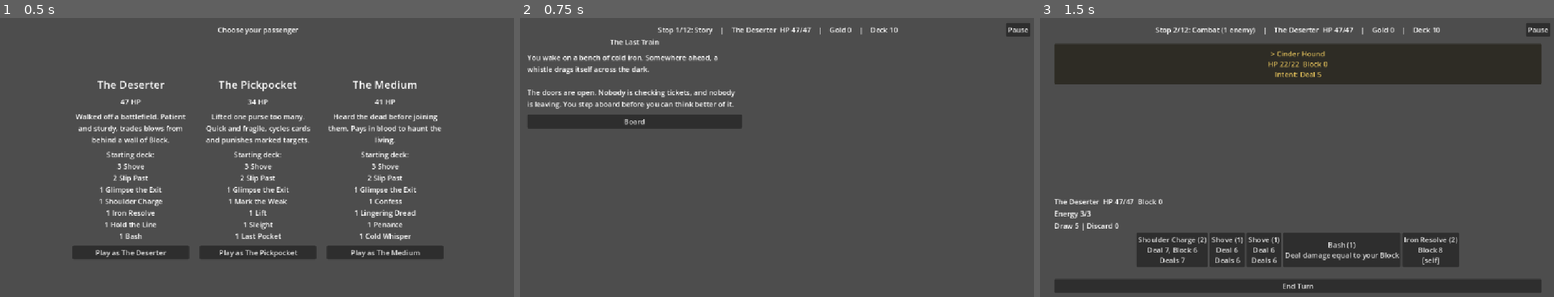
Above: before the commit, frames 1-3 (left to right).
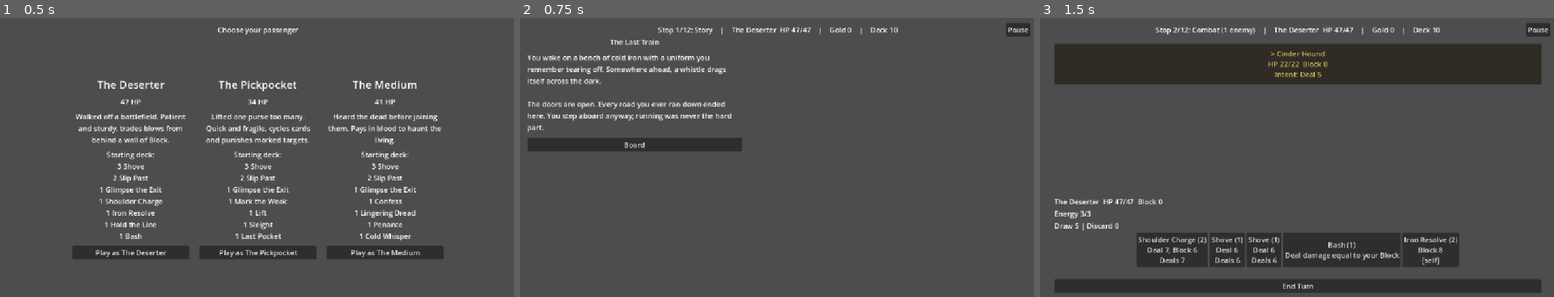
Above: after the commit, the same moments.

Repository: grump606/card-battle-prototype
Game: Godot game, scene res://run.tscn
The game is run twice, just before and just after one commit, with the same random seed, the same clock (stepped at 60 frames per second) and the same inputs.
Inputs:
- Up to frame 1 (0.5 s): no input
- Up to frame 2 (0.75 s): click "Play as The Deserter" at 0.5 s
- Up to frame 3 (1.5 s): click "Board" at 1.25 s

Frame 1 is identical in both runs. In frame 2, 5.8% of the frame differs, in the area x 1-44%, y 13-48%; in frame 3, nothing differs.

Commit message:
Phase 7 of classes: per-character boarding, Conductor and Last Light story beats
StoryContent.beat takes an optional character id and prefers
data/story/<id>/<beat>.tres, falling back to the neutral beat.

Co-Authored-By: Claude Sonnet 5.5 <noreply@anthropic.com>

Diff:
--- /dev/null
+++ b/data/story/deserter/boarding.tres
@@ -0,0 +1,11 @@
+[gd_resource type="Resource" script_class="StoryBeat" format=3]
+
+[ext_resource type="Script" path="res://run/story_beat.gd" id="1_beat"]
+
+[resource]
+script = ExtResource("1_beat")
+title = "The Last Train"
+text = "You wake on a bench of cold iron with a uniform you remember tearing off. Somewhere ahead, a whistle drags itself across the dark.
+
+The doors are open. Every road you ever ran down ended here. You step aboard anyway; running was never the hard part."
+button_text = "Board"
--- /dev/null
+++ b/data/story/deserter/conductor.tres
@@ -0,0 +1,11 @@
+[gd_resource type="Resource" script_class="StoryBeat" format=3]
+
+[ext_resource type="Script" path="res://run/story_beat.gd" id="1_beat"]
+
+[resource]
+script = ExtResource("1_beat")
+title = "The Conductor"
+text = "A figure in a faded coat walks the aisle, punching holes in tickets that are not there. Where his face should be, the lamplight simply bends.
+
+\"Left your post, did you,\" he says, without moving his mouth. \"Next stop is yours. They all are.\""
+button_text = "Hold your ground"
--- /dev/null
+++ b/data/story/deserter/last_light.tres
@@ -0,0 +1,11 @@
+[gd_resource type="Resource" script_class="StoryBeat" format=3]
+
+[ext_resource type="Script" path="res://run/story_beat.gd" id="1_beat"]
+
+[resource]
+script = ExtResource("1_beat")
+title = "The Last Light"
+text = "Far ahead, past the final bend, the tunnel thins into a pale glow. The carriage rattles louder, hungrier.
+
+Something waits between you and the light. For once there is nowhere behind you to run to. You plant your feet."
+button_text = "Stand and face it"
--- /dev/null
+++ b/data/story/medium/boarding.tres
@@ -0,0 +1,11 @@
+[gd_resource type="Resource" script_class="StoryBeat" format=3]
+
+[ext_resource type="Script" path="res://run/story_beat.gd" id="1_beat"]
+
+[resource]
+script = ExtResource("1_beat")
+title = "The Last Train"
+text = "You wake on a bench of cold iron, and the quiet is wrong. Your whole life there was a murmur behind it. Somewhere ahead, a whistle drags itself across the dark.
+
+The doors are open. The dead are not whispering. They are all aboard, and they are waiting for you."
+button_text = "Board"
--- /dev/null
+++ b/data/story/medium/conductor.tres
@@ -0,0 +1,11 @@
+[gd_resource type="Resource" script_class="StoryBeat" format=3]
+
+[ext_resource type="Script" path="res://run/story_beat.gd" id="1_beat"]
+
+[resource]
+script = ExtResource("1_beat")
+title = "The Conductor"
+text = "A figure in a faded coat walks the aisle, punching holes in tickets that are not there. Where his face should be, the lamplight simply bends.
+
+\"You hear us,\" he says, without moving his mouth, and for the first time a voice answers in your head. \"Next stop is yours. They all are.\""
+button_text = "Listen"
--- /dev/null
+++ b/data/story/medium/last_light.tres
@@ -0,0 +1,11 @@
+[gd_resource type="Resource" script_class="StoryBeat" format=3]
+
+[ext_resource type="Script" path="res://run/story_beat.gd" id="1_beat"]
+
+[resource]
+script = ExtResource("1_beat")
+title = "The Last Light"
+text = "Far ahead, past the final bend, the tunnel thins into a pale glow. The carriage rattles louder, hungrier.
+
+Something waits between you and the light, and the voices behind your ribs go silent. You have paid in blood all the way here. You call it by its name."
+button_text = "Call it out"
--- /dev/null
+++ b/data/story/pickpocket/boarding.tres
@@ -0,0 +1,11 @@
+[gd_resource type="Resource" script_class="StoryBeat" format=3]
+
+[ext_resource type="Script" path="res://run/story_beat.gd" id="1_beat"]
+
+[resource]
+script = ExtResource("1_beat")
+title = "The Last Train"
+text = "You wake on a bench of cold iron, one hand already in a stranger's coat. The pocket is empty. Somewhere ahead, a whistle drags itself across the dark.
+
+The doors are open and nobody is watching. It is the easiest ticket you ever lifted, which is what worries you."
+button_text = "Board"
--- /dev/null
+++ b/data/story/pickpocket/conductor.tres
@@ -0,0 +1,11 @@
+[gd_resource type="Resource" script_class="StoryBeat" format=3]
+
+[ext_resource type="Script" path="res://run/story_beat.gd" id="1_beat"]
+
+[resource]
+script = ExtResource("1_beat")
+title = "The Conductor"
+text = "A figure in a faded coat walks the aisle, punching holes in tickets that are not there. Where his face should be, the lamplight simply bends.
+
+\"Quick fingers,\" he says, without moving his mouth. \"Everything on this train is already taken. Next stop is yours.\""
+button_text = "Keep your hands still"
--- /dev/null
+++ b/data/story/pickpocket/last_light.tres
@@ -0,0 +1,11 @@
+[gd_resource type="Resource" script_class="StoryBeat" format=3]
+
+[ext_resource type="Script" path="res://run/story_beat.gd" id="1_beat"]
+
+[resource]
+script = ExtResource("1_beat")
+title = "The Last Light"
+text = "Far ahead, past the final bend, the tunnel thins into a pale glow. The carriage rattles louder, hungrier.
+
+Something waits between you and the light, guarding it like a purse. You have never met a lock you could not open. You slide forward."
+button_text = "Make a grab for it"
--- a/run/run_state.gd
+++ b/run/run_state.gd
@@ -185,7 +185,7 @@
 	var stop := current_stop()
 	if stop == null or stop.type != StopType.STORY:
 		return null
-	return StoryContent.beat(stop.beat_index)
+	return StoryContent.beat(stop.beat_index, character.id)
 
 
 ## Moves past a STORY stop. Returns false if not at one.
--- a/run/story_content.gd
+++ b/run/story_content.gd
@@ -1,7 +1,8 @@
 class_name StoryContent
 extends RefCounted
 ## Loader for the story beats under res://data/story/. Beats are indexed in
-## train order; RunState's STORY stops refer to them by index.
+## train order; RunState's STORY stops refer to them by index. Characters can
+## override a beat (see beat()); the neutral files are the fallback.
 
 const BEAT_PATHS: Array[String] = [
 	"res://data/story/boarding.tres",
@@ -16,12 +17,17 @@
 
 
 ## Returns null (after logging an error) if the index is out of range or the
-## resource is missing or not a StoryBeat.
-static func beat(index: int) -> StoryBeat:
+## resource is missing or not a StoryBeat. A character's own version of the beat
+## (same file name under res://data/story/<character id>/) wins when it exists.
+static func beat(index: int, character_id: StringName = &"") -> StoryBeat:
 	if index < 0 or index >= BEAT_PATHS.size():
 		push_error("StoryContent.beat: no beat at index %d" % index)
 		return null
 	var path := BEAT_PATHS[index]
+	if character_id != &"":
+		var own_path := "res://data/story/%s/%s" % [character_id, path.get_file()]
+		if ResourceLoader.exists(own_path):
+			path = own_path
 	var loaded: StoryBeat = null
 	if ResourceLoader.exists(path):
 		loaded = load(path) as StoryBeat
--- a/tests/run_state_tests.gd
+++ b/tests/run_state_tests.gd
@@ -180,6 +180,15 @@
 		_check(beat != null and beat is StoryBeat and not beat.title.is_empty() and not beat.text.is_empty() and not beat.button_text.is_empty(), "story beat %d loads typed with title, text and button" % i)
 	_check(StoryContent.beat(-1) == null, "negative beat index returns null")
 	_check(StoryContent.beat(StoryContent.beat_count()) == null, "out-of-range beat index returns null")
+	for character_id in [&"deserter", &"pickpocket", &"medium"]:
+		for i in StoryContent.beat_count():
+			var own := StoryContent.beat(i, character_id)
+			_check(own != null and not own.text.is_empty(), "%s beat %d loads" % [character_id, i])
+		_check(StoryContent.beat(0, character_id).text != StoryContent.beat(0).text, "%s has their own boarding beat" % character_id)
+		_check(StoryContent.beat(2, character_id).text == StoryContent.beat(2).text, "%s falls back to the neutral station beat" % character_id)
+	_check(StoryContent.beat(0, &"nobody").text == StoryContent.beat(0).text, "an unknown character falls back to the neutral beat")
+	var medium_run := RunState.new(8, &"medium")
+	_check(medium_run.current_beat().text == StoryContent.beat(0, &"medium").text, "a run shows their character's beat")
 	_check(StoryBeat.new().button_text == "Continue", "beat button text defaults to Continue")
 
 
Not shown, changed: docs/NEXT_STEPS.md
